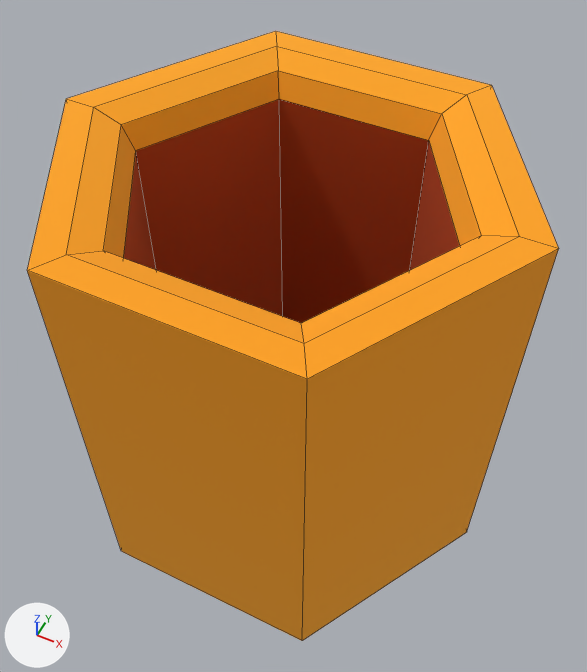
Renders of the FBX model Assets/Art/Models/Inside/Environment/New/CellClosed.fbx from each side of a commit.
Rendered twice from a 50 mm lens placed at (0.332, -0.65, 1.11), pointed at (0.004, 0.006, 0.289). The axes (+X, +Y, +Z) are drawn at lower left. The lights are the same throughout. Mesh edges are drawn as thin lines. Objects named as collision shapes, trigger or cutter boxes, shadow casters or lower levels of detail are left out. Where no turn or scale is listed for an object, it has been applied to the vertices.

The older version as bpy lines, for what is in view:
```python
me_cylinder_014 = bpy.data.meshes.new('Cylinder.014')
me_cylinder_014.from_pydata(...)  # 36 vertices, 32 faces; spans x -0.298..0.298, y -0.258..0.258, z 0.0..0.571
me_cylinder_014.materials.append(mat_pp_standard_material)  # picture img_pp_color_palette_png
ob_cellopen_lod0 = bpy.data.objects.new('CellOpen_LOD0', me_cylinder_014)
ob_cellopen_lod0.location = (0.0, 0.0, 0.0)
```
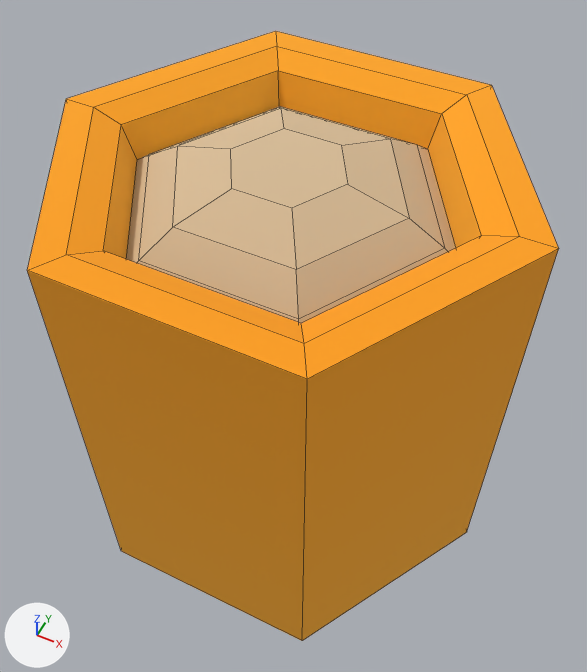
Scene script edits in JSON lines:
```json
{"block": "me_cylinder_014", "where": "# used by ob_cellopen_lod0; location = (0.0, 0.0, 0.0)"}
{"op": "remove", "block": "me_cylinder_014", "code": "me_cylinder_014.from_pydata(...)  # 36 vertices, 32 faces; spans x -0.298..0.298, y -0.258..0.258, z 0.0..0.571"}
{"op": "add", "block": "me_cylinder_014", "code": "me_cylinder_014.from_pydata(...)  # 48 vertices, 44 faces; spans x -0.298..0.298, y -0.258..0.258, z 0.0..0.571"}
{"block": "me_cylinder_014", "change": "me_cylinder_014 part 1"}
{"block": "me_cylinder_014", "change": "6 vertices are removed from x -0.206..0.206, y -0.178..0.178, z 0.071"}
{"block": "me_cylinder_014", "change": "7 faces are deleted"}
{"block": "me_cylinder_014", "change": "6 vertices in x -0.206..0.206, y -0.178..0.178, z 0.526 move by (0.0, 0.0, -0.013)"}
{"block": "me_cylinder_014", "change": "18 vertices are added at x -0.186..0.186, y -0.162..0.162, z 0.527..0.571"}
{"block": "me_cylinder_014", "change": "19 new faces join them"}
{"block": "me_cylinder_014", "change": "me_cylinder_014 part 2: 25 kept faces spanning x -0.298..0.298, y -0.258..0.258, z 0.0..0.571 get new texture (UV) coordinates"}
```

Changed parts and their boxes [x1, y1, x2, y2] in the pictures (587 x 672 px):
```json
{"part": 1, "of": "me_cylinder_014", "change": "built on", "before": [103, 70, 481, 323], "after": [103, 70, 481, 323]}
{"part": 2, "of": "me_cylinder_014", "change": "surface changed", "before": [103, 70, 480, 328], "after": [103, 70, 480, 328]}
```
